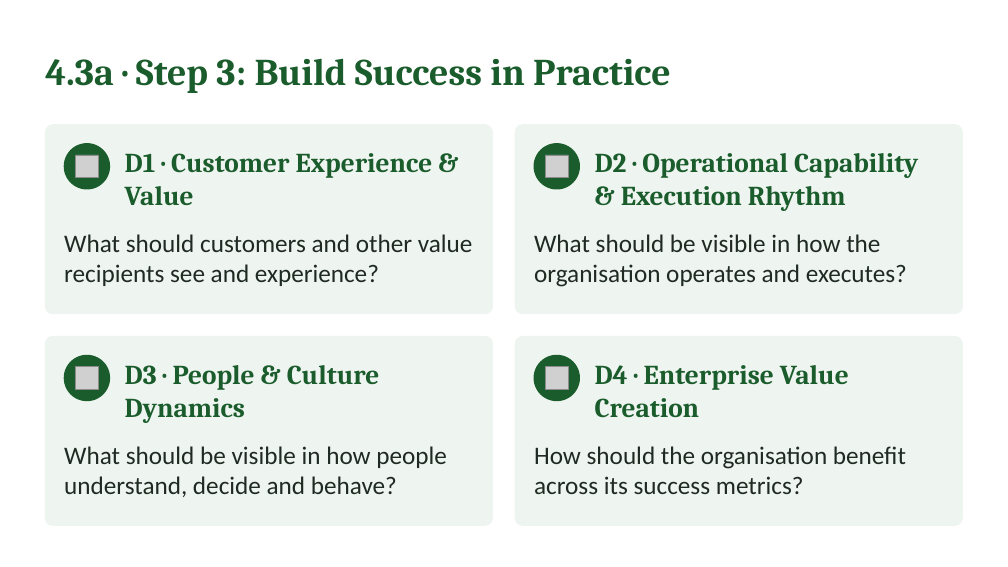
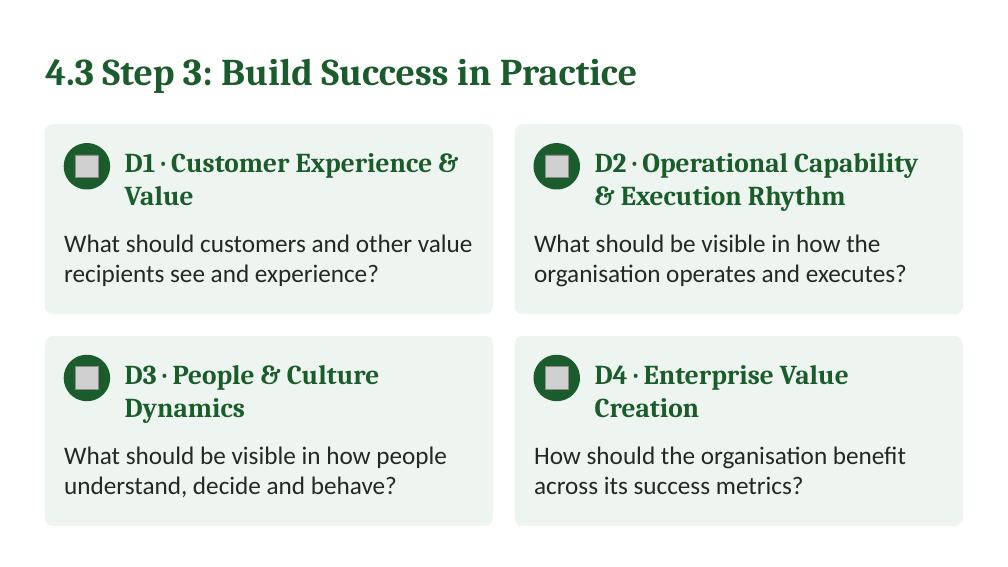
Before and after one commit to IBSL26/ibsl-platform, a slide deck: slide 31 of Unit decks/Unit 02 - Strategy Visioning & Success in Practice (SiP).pptx (slide 40 before the commit). Drawn at 1008x567 pixels with LibreOffice and Linux fonts; fonts in the diff are those of the drawing; grey boxes stand for pictures. Boxes give left, top, right and bottom in pixels: in the first picture for what was removed or moved away, otherwise in the second. Text is boxed around its words. In the diff, an @@ line names an element or a change of style, - is before the commit and + after.

```diff
--- a/Unit decks/Unit 02 - Strategy Visioning & Success in Practice (SiP).pptx
+++ b/Unit decks/Unit 02 - Strategy Visioning & Success in Practice (SiP).pptx
@@ text at (x1=45, y1=58, x2=637, y2=93): text changed @@
-4.3a · Step 3: Build Success in Practice
+4.3 Step 3: Build Success in Practice
```
Also in this commit, not shown: 4 other slides changed, 12 slides removed, 2 other files.
